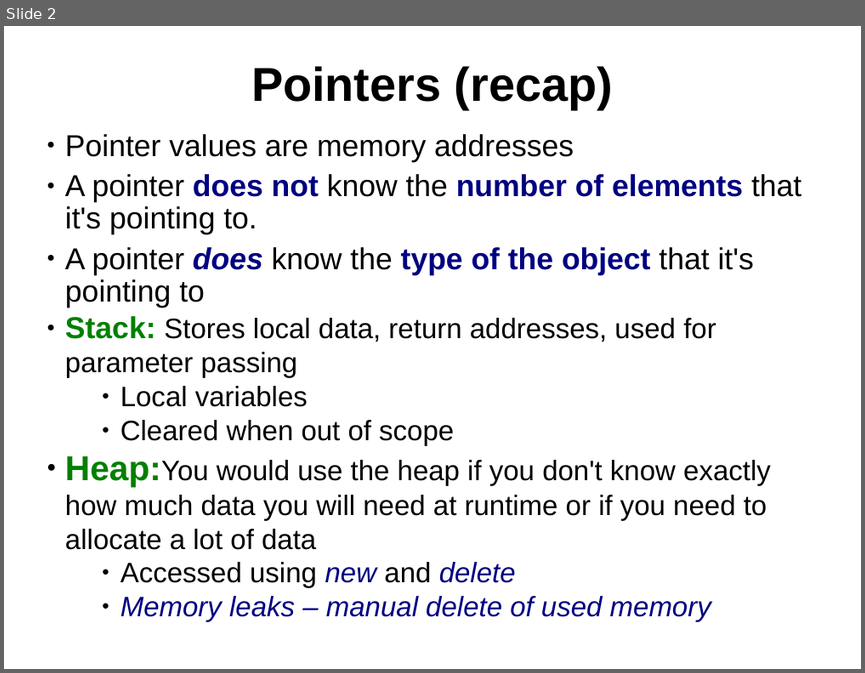
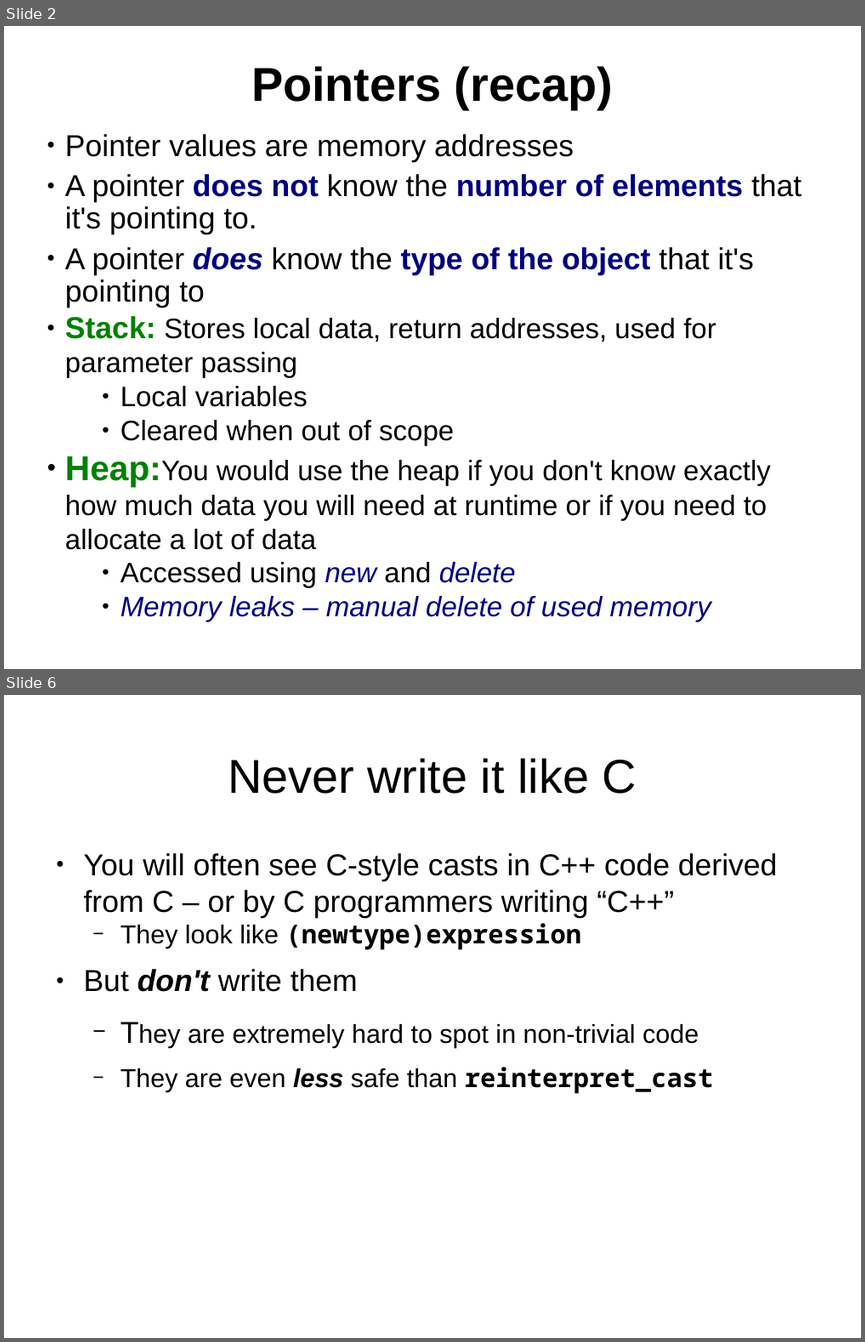
Before and after one commit to kks32/cpp-software-development, a slide deck: Ex7_Pointers_II/Ex7_Pointers-II.odp. Shown one above the other, each under a label of ours: slide 2 before the commit, slides 2 and 6 after it; the slides between them are not shown. The pictures are 865x673 and 865x1342 pixels, drawn with LibreOffice and Linux fonts; fonts in the diff are those of the drawing. Boxes give left, top, right and bottom in pixels: in the first picture for what was removed or moved away, otherwise in the second. Text is boxed around its words. In the diff, an @@ line names an element or a change of style, - is before the commit and + after.

```diff
--- a/Ex7_Pointers_II/Ex7_Pointers-II.odp
+++ b/Ex7_Pointers_II/Ex7_Pointers-II.odp
@@ slide 6 added at [4,695,861,1338], background #FFFFFF @@
@@ title added at [228,758,636,794], 44 pt, text #000000 @@
+Never write it like C
@@ text added at [84,853,778,1094], 24 pt, text #000000 @@
+● You will often see C-style casts in C++ code derived from C – or by C programmers writing “C++”
+  − They look like (newtype)expression
+● But don't write them
+  − They are extremely hard to spot in non-trivial code
+  − They are even less safe than reinterpret_cast
```
Also in this commit, not shown: 4 other slides added, 3 other files.
